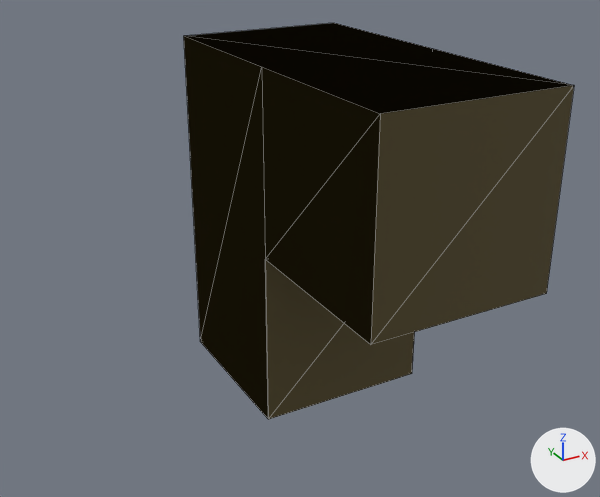
What one commit did to the glTF model sprite_to_3d/actor_assets/hero/base_rightshoulder.gltf.
Before and after are seen from a camera (50 mm lens) standing at (-1.75, -4.55, 2.8) and looking at (0.35, -0.74, 0.89). Every picture has the same lights, and +X, +Y and +Z are marked at lower right. The older version comes first. Mesh edges are drawn as thin lines. Vertices at exactly the same position are counted once.
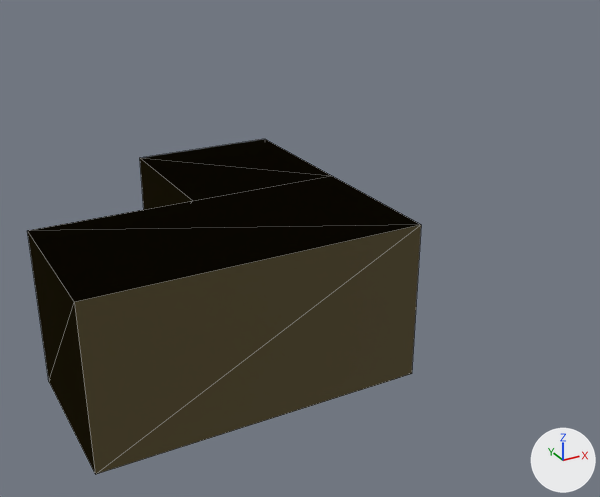
Where the change shows, as pixel boxes [x1, y1, x2, y2] in the pictures (600 x 497 px):
```json
{"object": "Mesh_0", "change": "reshaped", "before": [184, 23, 574, 419], "after": [28, 139, 421, 474], "on screen": "15% shorter"}
```

Scene script edits in JSON lines:
```json
{"block": "me_mesh_0", "where": "# used by ob_mesh_0; location = (0.0, 0.0, 0.0)"}
{"op": "remove", "block": "me_mesh_0", "code": "me_mesh_0.from_pydata(...)  # 14 vertices, 20 faces; spans x 0.0..1.0, y -2.0..0.0, z 0.0..2.0"}
{"op": "add", "block": "me_mesh_0", "code": "me_mesh_0.from_pydata(...)  # 14 vertices, 20 faces; spans x -1.0..1.0, y -1.0..1.0, z 0.0..1.0"}
{"block": "me_mesh_0", "change": "me_mesh_0 part 1"}
{"block": "me_mesh_0", "change": "10 vertices are removed from x 0.0..1.0, y -2.0..0.0, z 0.0..2.0"}
{"block": "me_mesh_0", "change": "20 faces are deleted"}
{"block": "me_mesh_0", "change": "10 vertices are added at x -1.0..1.0, y -1.0..1.0, z 0.0..1.0"}
{"block": "me_mesh_0", "change": "20 new faces join them"}
```
